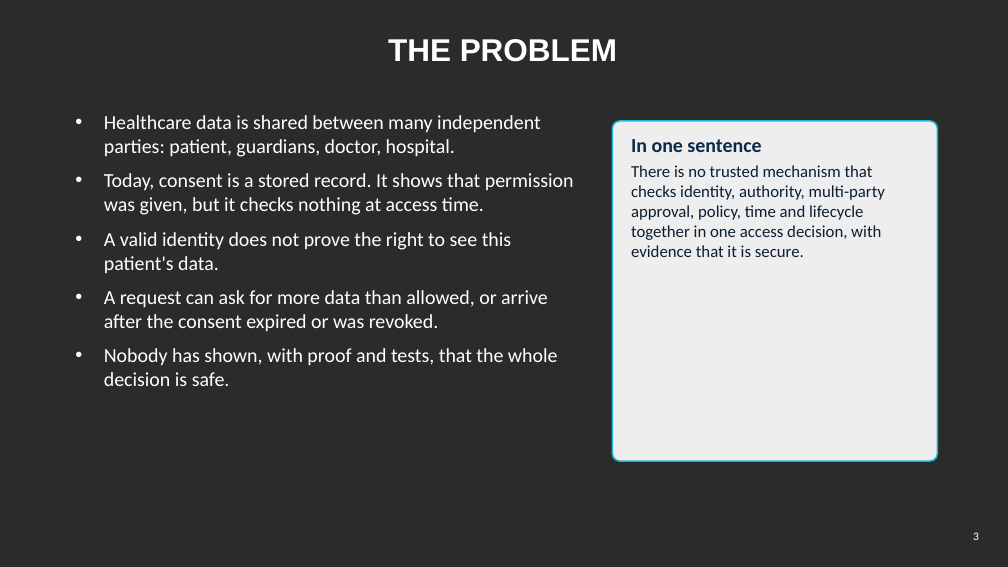
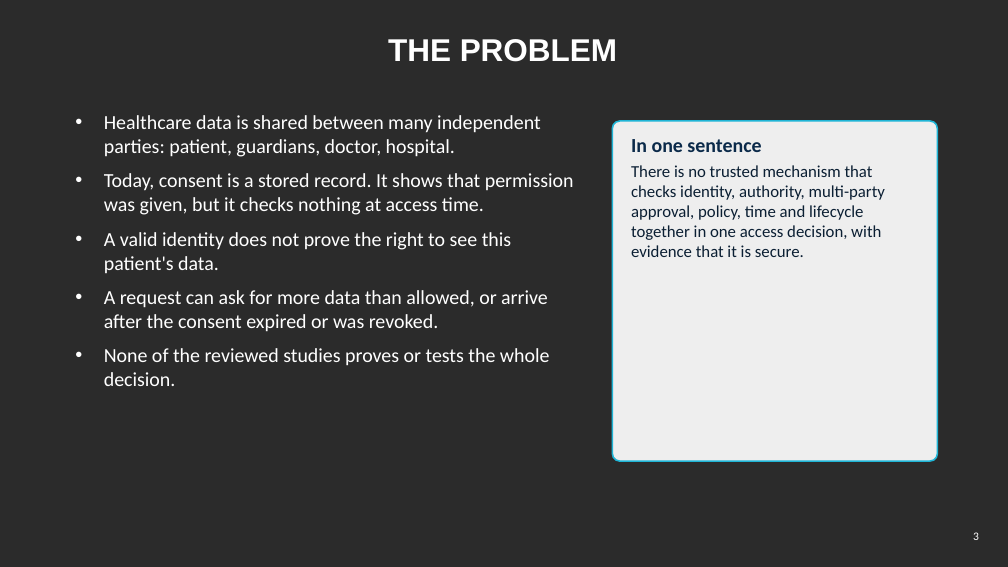
Before and after one commit to yasir12345678900/HealthRWA-Sepolia-Personal-try, a slide deck: slide 3 of docs/Yasir_Candidature_Reassessment_Slides_Simple.pptx. Drawn at 1008x567 pixels with LibreOffice and Linux fonts; fonts in the diff are those of the drawing; background and template pictures are left out; a plain dark background stands for a picture behind light text. Boxes give left, top, right and bottom in pixels: in the first picture for what was removed or moved away, otherwise in the second. Text is boxed around its words. In the diff, an @@ line names an element or a change of style, - is before the commit and + after.

```diff
--- a/docs/Yasir_Candidature_Reassessment_Slides_Simple.pptx
+++ b/docs/Yasir_Candidature_Reassessment_Slides_Simple.pptx
@@ text at (x1=104, y1=348, x2=550, y2=386): text changed @@
-• Nobody has shown, with proof and tests, that the whole decision is safe.
+• None of the reviewed studies proves or tests the whole decision.
```
Also in this commit, not shown: 15 other slides changed, 1 other file.
